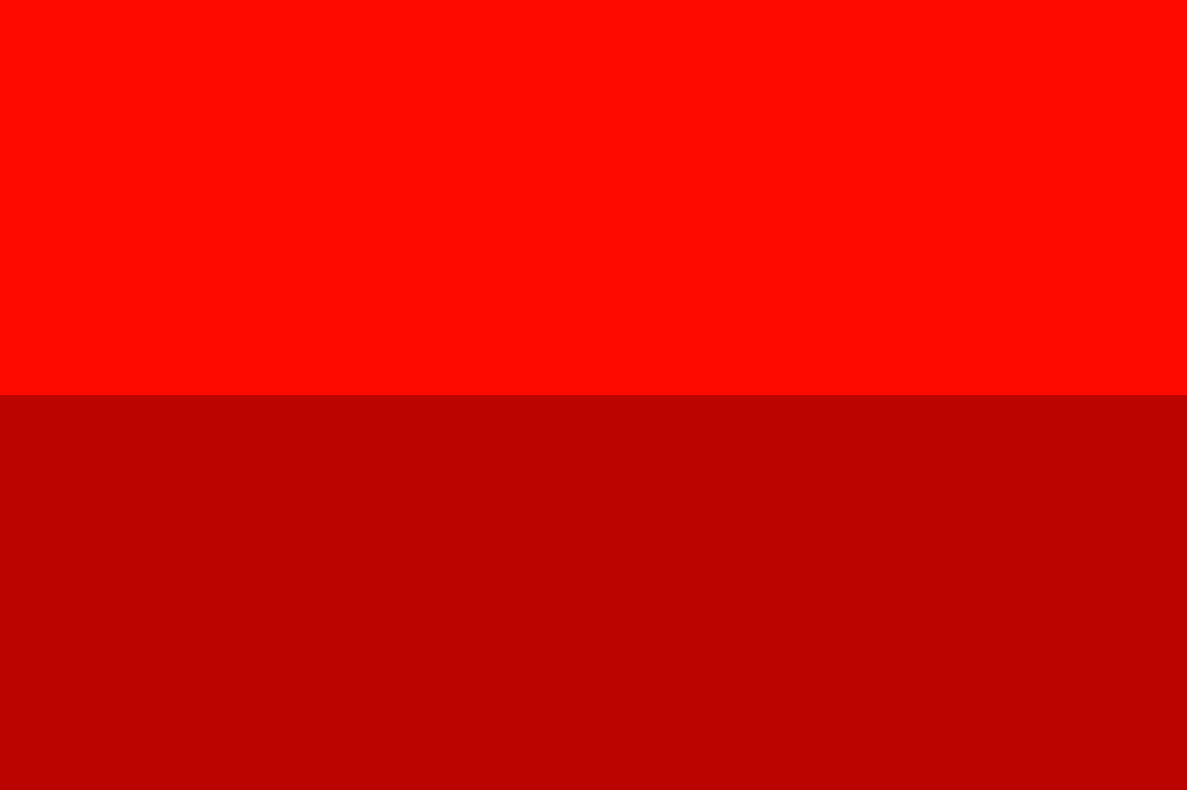
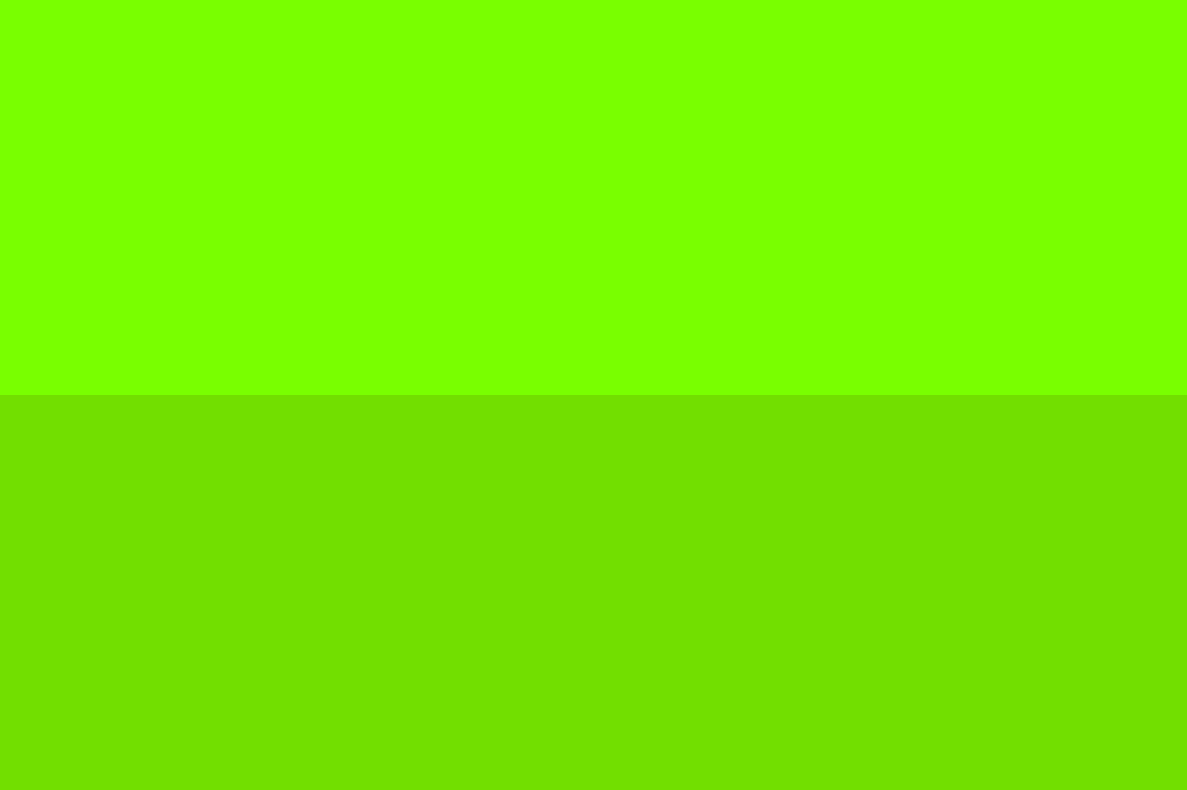
Two versions of the same layered image (1187px x 790px). Layer-by-layer changes:
added layer "Заливка цветом 1" (53%) above "Слой 2" over [0, 0, 1187, 790]
painted on "Слой 2" over [0, 0, 1187, 790]
